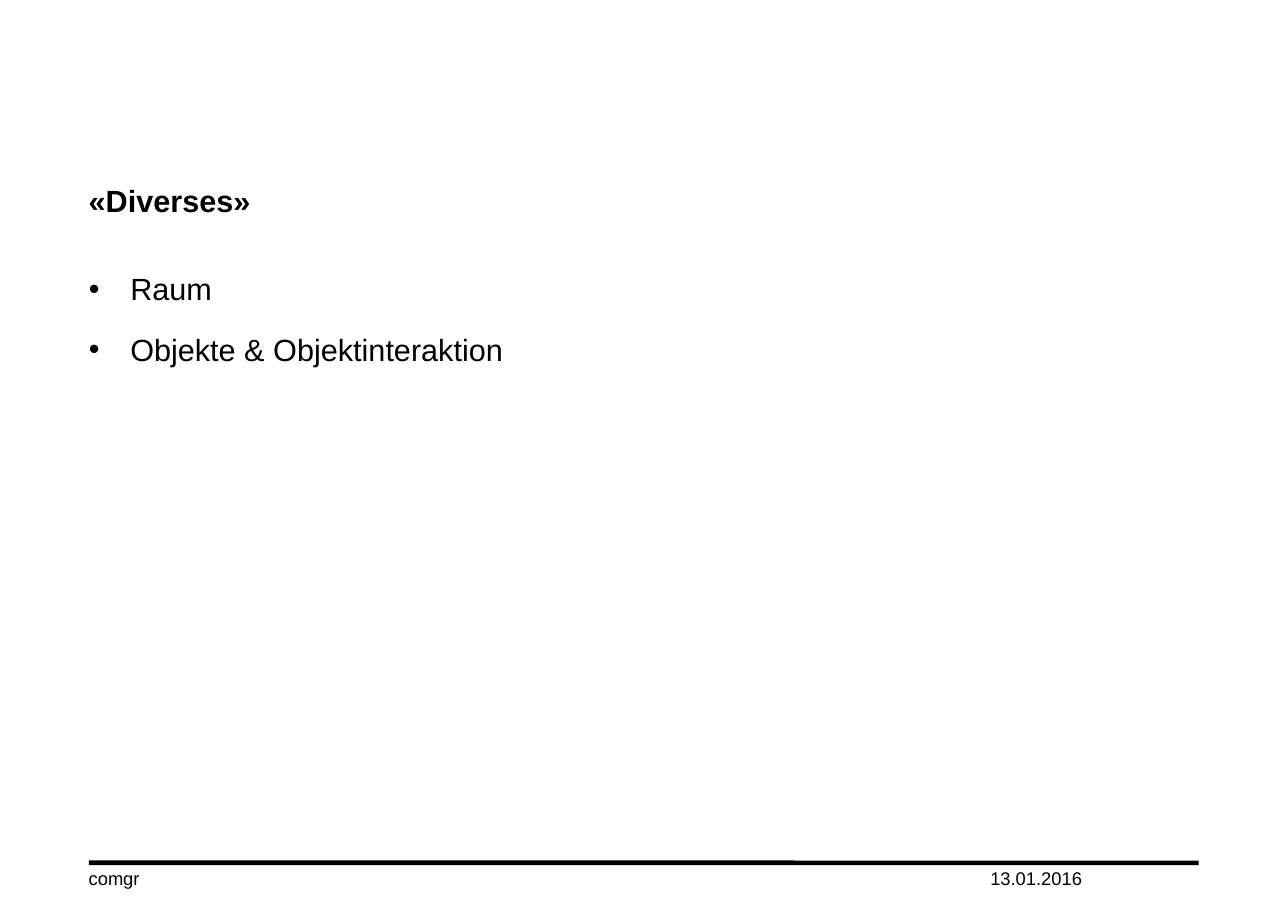
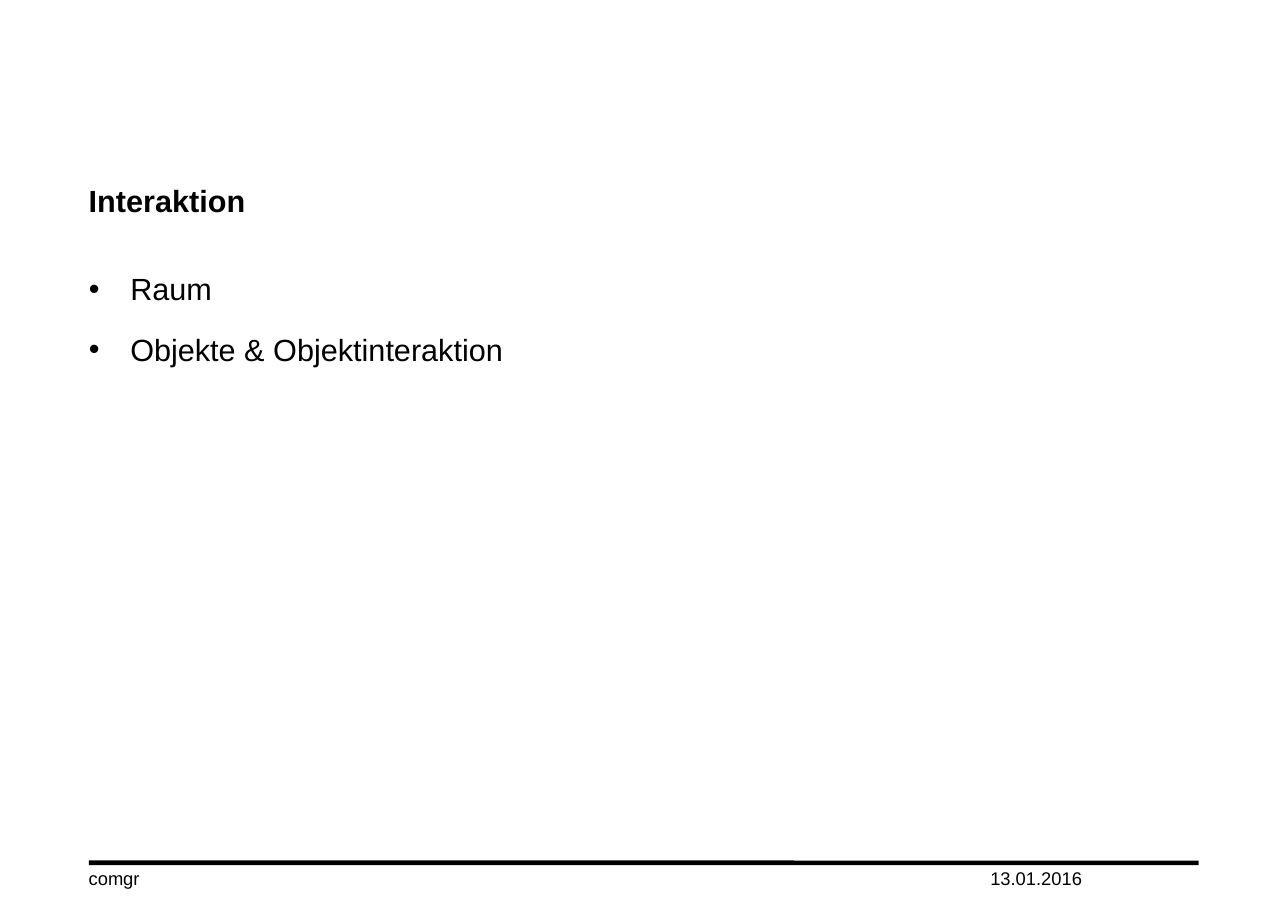
Before and after one commit to flofank/comgr, a slide deck: slide 5 of RoboSim/RoboSim.pptx (slide 8 before the commit). Drawn at 1288x911 pixels with LibreOffice and Linux fonts; fonts in the diff are those of the drawing; background and template pictures are left out. Boxes give left, top, right and bottom in pixels: in the first picture for what was removed or moved away, otherwise in the second. Text is boxed around its words. In the diff, an @@ line names an element or a change of style, - is before the commit and + after.

```diff
--- a/RoboSim/RoboSim.pptx
+++ b/RoboSim/RoboSim.pptx
@@ title at <box>89,189,245,213</box>: text changed @@
-«Diverses»
+Interaktion
```
Also in this commit, not shown: 1 other slide changed.
